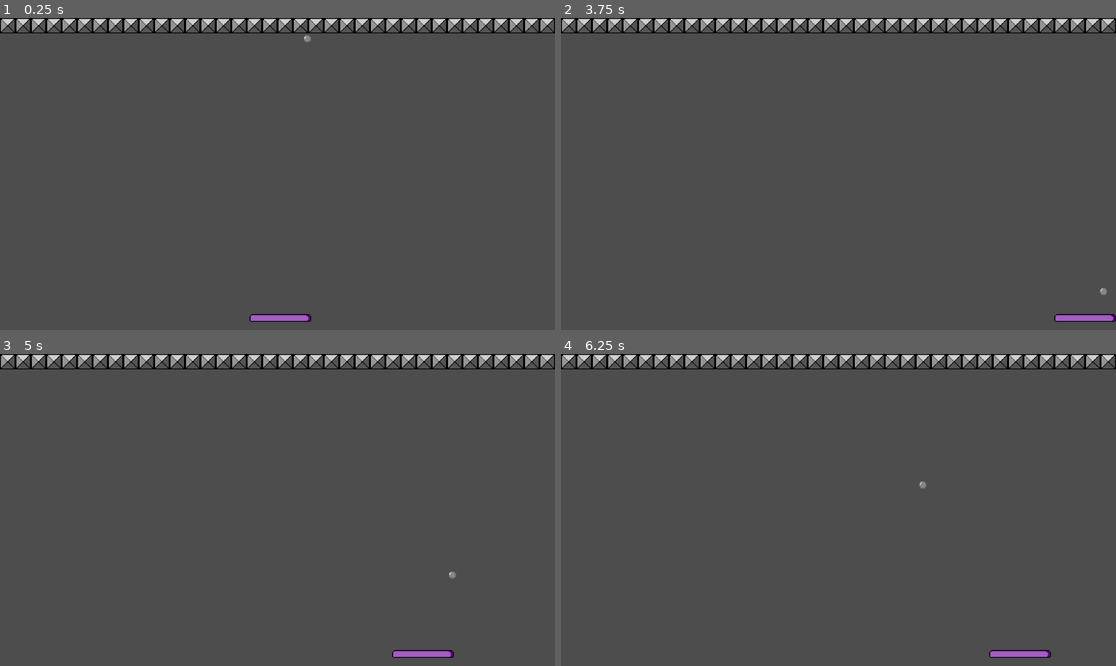
Above: before the commit, frames 1-4 (two rows, left to right).
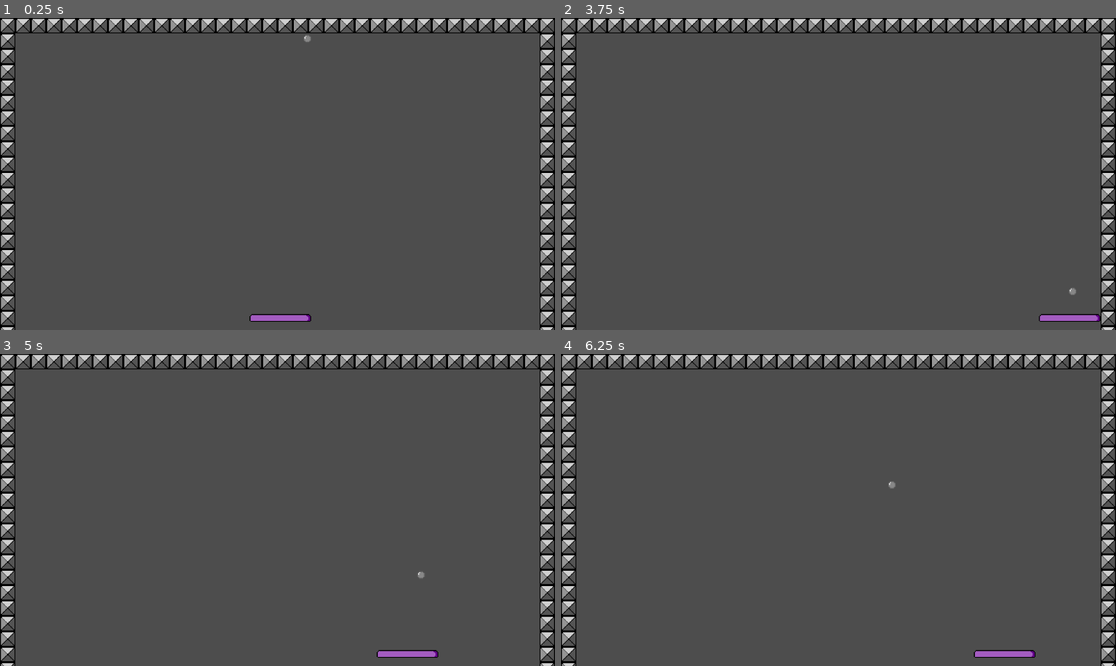
Above: after the commit, the same moments.

Repository: Morswin/Brick-Smasher
Game: Godot game, scene res://game_loop.tscn
Two runs of this game, one before a commit and one after it. Both use one fixed random seed, a clock stepped at 60 frames per second and the inputs below.
Inputs:
- Up to frame 1 (0.25 s): no input
- Up to frame 2 (3.75 s): hold Right (ui_right) 0.53-2.03 s; hold Left (ui_left) 2.03-2.78 s; hold Right (ui_right) from 2.78 s (still down)
- Up to frame 3 (5 s): release Right (ui_right) at 4.28 s; hold Left (ui_left) from 4.28 s (still down)
- Up to frame 4 (6.25 s): release Left (ui_left) at 5.03 s; hold Right (ui_right) 5.03-5.78 s; hold Left (ui_left) from 5.78 s (still down)

The runs differ from the first frame. In frame 1, 3.3% of the frame differs, in the area x 0-100%, y 4-100%; in frame 2, 3.4%; in frame 3, 3.5%; in frame 4, 3.5%.

Commit message:
Changed side edges

Diff:
--- a/game_loop.tscn
+++ b/game_loop.tscn
@@ -1,12 +1,9 @@
-[gd_scene load_steps=5 format=3 uid="uid://dbb48vxjrl16r"]
+[gd_scene load_steps=4 format=3 uid="uid://dbb48vxjrl16r"]
 
 [ext_resource type="PackedScene" uid="uid://cpkvgqw024kep" path="res://deflector/deflector.tscn" id="1_t2grt"]
 [ext_resource type="PackedScene" uid="uid://jdpoenn4h3sd" path="res://ball/ball.tscn" id="2_8mk78"]
 [ext_resource type="PackedScene" uid="uid://bh8spe44886s6" path="res://edge/edge.tscn" id="3_q17ps"]
 
-[sub_resource type="RectangleShape2D" id="RectangleShape2D_wscy4"]
-size = Vector2(20, 648)
-
 [node name="game loop" type="Node2D"]
 
 [node name="deflector" parent="." instance=ExtResource("1_t2grt")]
@@ -19,18 +16,6 @@
 
 [node name="edges" type="Node2D" parent="."]
 
-[node name="left edge" type="StaticBody2D" parent="edges"]
-
-[node name="CollisionShape2D" type="CollisionShape2D" parent="edges/left edge"]
-position = Vector2(-10, 324)
-shape = SubResource("RectangleShape2D_wscy4")
-
-[node name="right edge" type="StaticBody2D" parent="edges"]
-
-[node name="CollisionShape2D" type="CollisionShape2D" parent="edges/right edge"]
-position = Vector2(1162, 324)
-shape = SubResource("RectangleShape2D_wscy4")
-
 [node name="edge top" type="Node2D" parent="edges"]
 
 [node name="edge4" parent="edges/edge top" instance=ExtResource("3_q17ps")]
@@ -140,3 +125,127 @@
 
 [node name="edge36" parent="edges/edge top" instance=ExtResource("3_q17ps")]
 position = Vector2(1136, 16)
+
+[node name="edge left" type="Node2D" parent="edges"]
+
+[node name="edge37" parent="edges/edge left" instance=ExtResource("3_q17ps")]
+position = Vector2(16, 48)
+
+[node name="edge38" parent="edges/edge left" instance=ExtResource("3_q17ps")]
+position = Vector2(16, 80)
+
+[node name="edge39" parent="edges/edge left" instance=ExtResource("3_q17ps")]
+position = Vector2(16, 112)
+
+[node name="edge40" parent="edges/edge left" instance=ExtResource("3_q17ps")]
+position = Vector2(16, 144)
+
+[node name="edge41" parent="edges/edge left" instance=ExtResource("3_q17ps")]
+position = Vector2(16, 176)
+
+[node name="edge42" parent="edges/edge left" instance=ExtResource("3_q17ps")]
+position = Vector2(16, 208)
+
+[node name="edge43" parent="edges/edge left" instance=ExtResource("3_q17ps")]
+position = Vector2(16, 240)
+
+[node name="edge44" parent="edges/edge left" instance=ExtResource("3_q17ps")]
+position = Vector2(16, 272)
+
+[node name="edge45" parent="edges/edge left" instance=ExtResource("3_q17ps")]
+position = Vector2(16, 304)
+
+[node name="edge46" parent="edges/edge left" instance=ExtResource("3_q17ps")]
+position = Vector2(16, 336)
+
+[node name="edge47" parent="edges/edge left" instance=ExtResource("3_q17ps")]
+position = Vector2(16, 368)
+
+[node name="edge48" parent="edges/edge left" instance=ExtResource("3_q17ps")]
+position = Vector2(16, 400)
+
+[node name="edge49" parent="edges/edge left" instance=ExtResource("3_q17ps")]
+position = Vector2(16, 432)
+
+[node name="edge50" parent="edges/edge left" instance=ExtResource("3_q17ps")]
+position = Vector2(16, 464)
+
+[node name="edge51" parent="edges/edge left" instance=ExtResource("3_q17ps")]
+position = Vector2(16, 496)
+
+[node name="edge52" parent="edges/edge left" instance=ExtResource("3_q17ps")]
+position = Vector2(16, 528)
+
+[node name="edge53" parent="edges/edge left" instance=ExtResource("3_q17ps")]
+position = Vector2(16, 560)
+
+[node name="edge54" parent="edges/edge left" instance=ExtResource("3_q17ps")]
+position = Vector2(16, 592)
+
+[node name="edge55" parent="edges/edge left" instance=ExtResource("3_q17ps")]
+position = Vector2(16, 624)
+
+[node name="edge56" parent="edges/edge left" instance=ExtResource("3_q17ps")]
+position = Vector2(16, 656)
+
+[node name="edge right" type="Node2D" parent="edges"]
+
+[node name="edge37" parent="edges/edge right" instance=ExtResource("3_q17ps")]
+position = Vector2(1136, 48)
+
+[node name="edge38" parent="edges/edge right" instance=ExtResource("3_q17ps")]
+position = Vector2(1136, 80)
+
+[node name="edge39" parent="edges/edge right" instance=ExtResource("3_q17ps")]
+position = Vector2(1136, 112)
+
+[node name="edge40" parent="edges/edge right" instance=ExtResource("3_q17ps")]
+position = Vector2(1136, 144)
+
+[node name="edge41" parent="edges/edge right" instance=ExtResource("3_q17ps")]
+position = Vector2(1136, 176)
+
+[node name="edge42" parent="edges/edge right" instance=ExtResource("3_q17ps")]
+position = Vector2(1136, 208)
+
+[node name="edge43" parent="edges/edge right" instance=ExtResource("3_q17ps")]
+position = Vector2(1136, 240)
+
+[node name="edge44" parent="edges/edge right" instance=ExtResource("3_q17ps")]
+position = Vector2(1136, 272)
+
+[node name="edge45" parent="edges/edge right" instance=ExtResource("3_q17ps")]
+position = Vector2(1136, 304)
+
+[node name="edge46" parent="edges/edge right" instance=ExtResource("3_q17ps")]
+position = Vector2(1136, 336)
+
+[node name="edge47" parent="edges/edge right" instance=ExtResource("3_q17ps")]
+position = Vector2(1136, 368)
+
+[node name="edge48" parent="edges/edge right" instance=ExtResource("3_q17ps")]
+position = Vector2(1136, 400)
+
+[node name="edge49" parent="edges/edge right" instance=ExtResource("3_q17ps")]
+position = Vector2(1136, 432)
+
+[node name="edge50" parent="edges/edge right" instance=ExtResource("3_q17ps")]
+position = Vector2(1136, 464)
+
+[node name="edge51" parent="edges/edge right" instance=ExtResource("3_q17ps")]
+position = Vector2(1136, 496)
+
+[node name="edge52" parent="edges/edge right" instance=ExtResource("3_q17ps")]
+position = Vector2(1136, 528)
+
+[node name="edge53" parent="edges/edge right" instance=ExtResource("3_q17ps")]
+position = Vector2(1136, 560)
+
+[node name="edge54" parent="edges/edge right" instance=ExtResource("3_q17ps")]
+position = Vector2(1136, 592)
+
+[node name="edge55" parent="edges/edge right" instance=ExtResource("3_q17ps")]
+position = Vector2(1136, 624)
+
+[node name="edge56" parent="edges/edge right" instance=ExtResource("3_q17ps")]
+position = Vector2(1136, 656)
